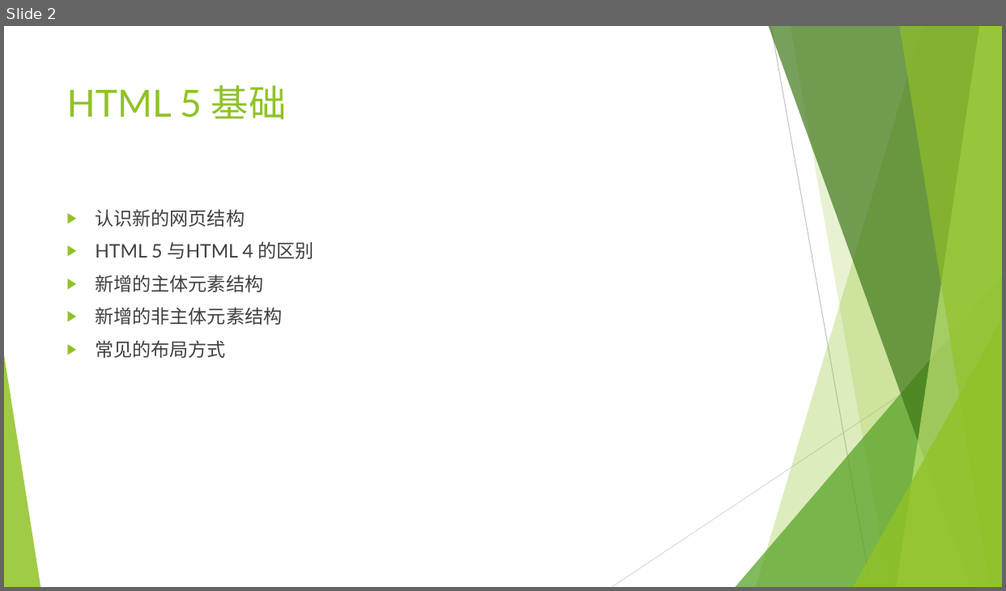
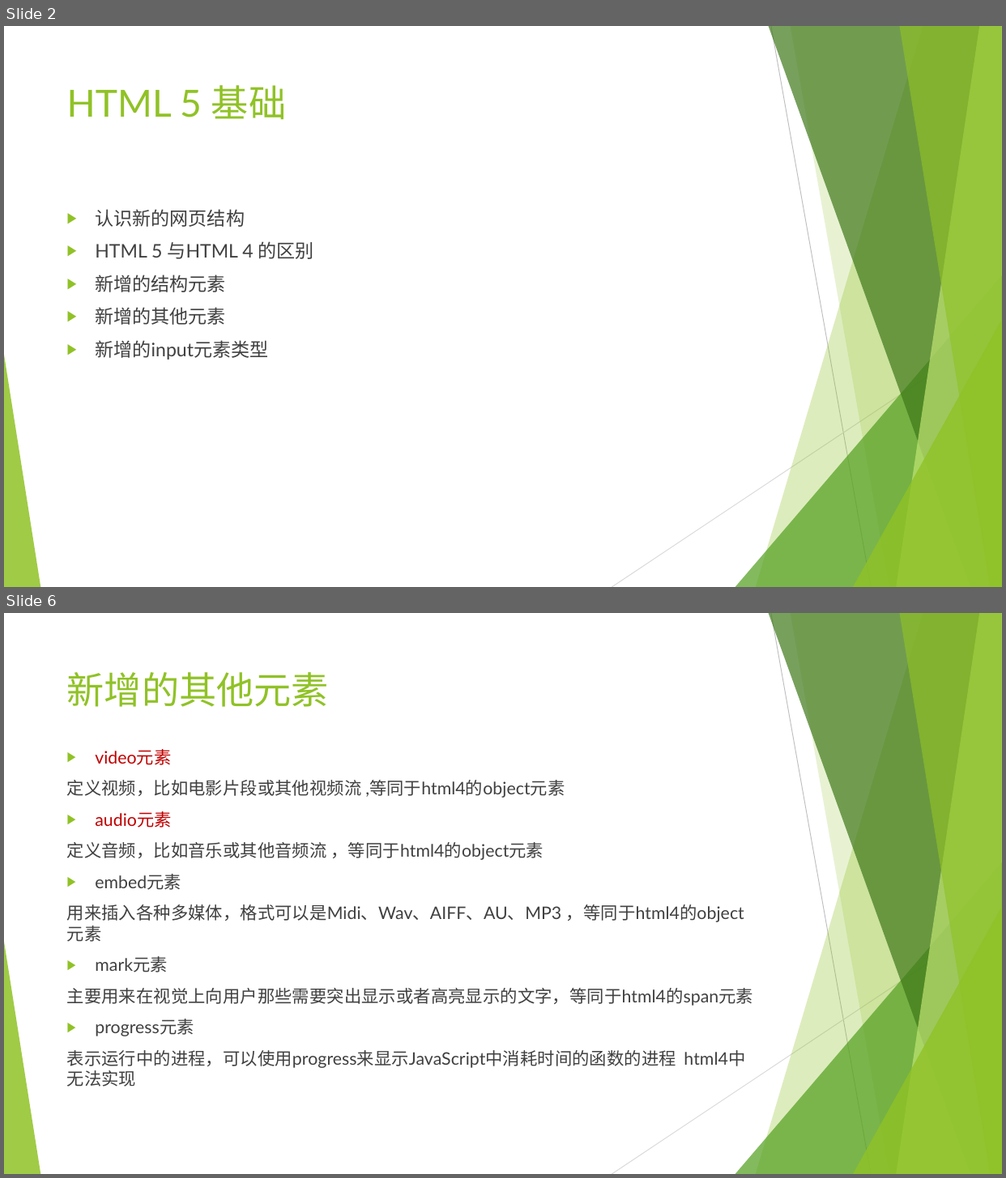
Before and after one commit to Guoye/Neusoft, a slide deck: lesson_HTML5/2.HTML5基础/2.HTML5基础.pptx. Shown one above the other, each under a label of ours: slide 2 before the commit, slides 2 and 6 after it; the slides between them are not shown. The pictures are 1006x591 and 1006x1178 pixels, drawn with LibreOffice and Linux fonts; fonts in the diff are those of the drawing. Boxes give left, top, right and bottom in pixels: in the first picture for what was removed or moved away, otherwise in the second. Text is boxed around its words. In the diff, an @@ line names an element or a change of style, - is before the commit and + after.

```diff
--- a/lesson_HTML5/2.HTML5基础/2.HTML5基础.pptx
+++ b/lesson_HTML5/2.HTML5基础/2.HTML5基础.pptx
@@ slide 6 added at <box>4,613,1002,1174</box>, background #FFFFFF; not listed: 10 template elements that a slide beside it also shows @@
@@ title added at <box>67,672,329,707</box>, 36 pt, text #90C226 @@
+新增的其他元素
@@ text added at <box>67,749,753,1068</box>, 16.6 pt, text #404040 @@
+▶ video元素
+定义视频，比如电影片段或其他视频流 ,等同于html4的object元素
+▶ audio元素
+定义音频，比如音乐或其他音频流 ，等同于html4的object元素
+▶ embed元素
+用来插入各种多媒体，格式可以是Midi、Wav、AIFF、AU、MP3 ，等同于html4的object元素
+▶ mark元素
+主要用来在视觉上向用户那些需要突出显示或者高亮显示的文字，等同于html4的span元素
+▶ progress元素
+表示运行中的进程，可以使用progress来显示JavaScript中消耗时间的函数的进程 html4中无法实现
@@ slide 2 changed as well @@
@@ text at <box>95,275,268,360</box>: text changed @@
-▶ 新增的主体元素结构
-▶ 新增的非主体元素结构
-▶ 常见的布局方式
+▶ 新增的结构元素
+▶ 新增的其他元素
+▶ 新增的input元素类型
```
Also in this commit, not shown: 2 other slides changed, 9 other slides added, 7 other files.
